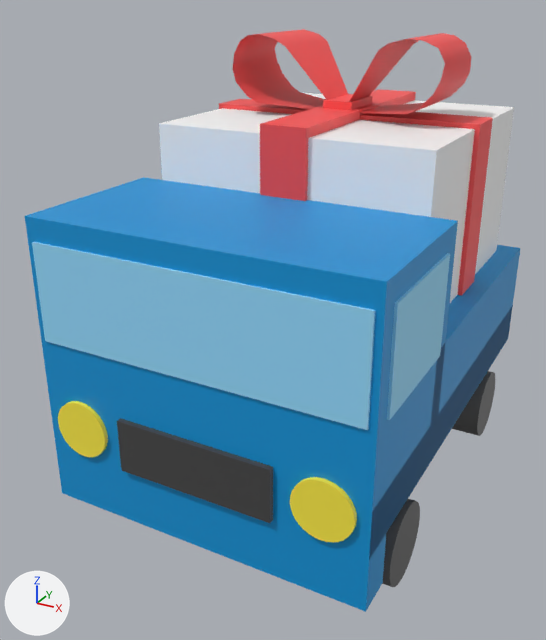
Before and after pictures for a commit that changed the OBJ model project/Application/resources/NPC/NPC.obj.
The view is the same before and after, from a 50 mm lens placed at (0.692, -1.457, 0.58), pointed at (-0.062, -0.086, -0.106). The lights are fixed; the arrows at lower left show +X, +Y and +Z. Where no turn or scale is listed for an object, it has been applied to the vertices.

Names of what the first picture shows: 'トラック', 'プレゼント'.
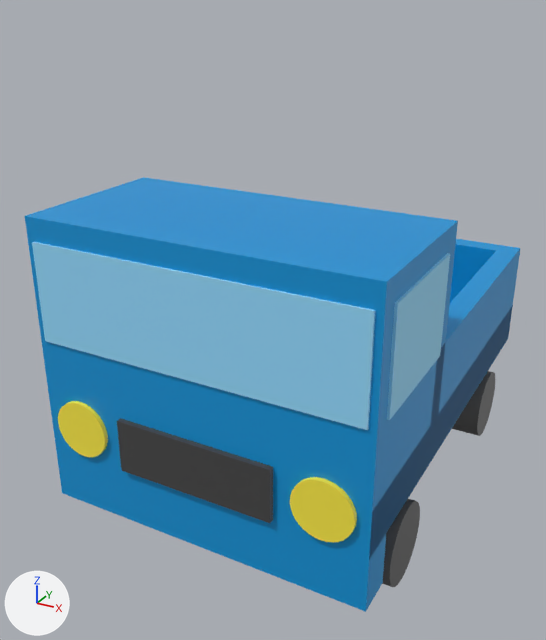
Where the change shows, as pixel boxes [x1, y1, x2, y2] in the pictures (546 x 640 px):
'プレゼント', deleted: before [159, 29, 514, 303]

What changed in the scene script:
```text
Remove ob_プレゼント:
    ob_プレゼント = bpy.data.objects.new('プレゼント', me_プレゼント)
    ob_プレゼント.location = (0.0, 0.0, 0.0)
```
